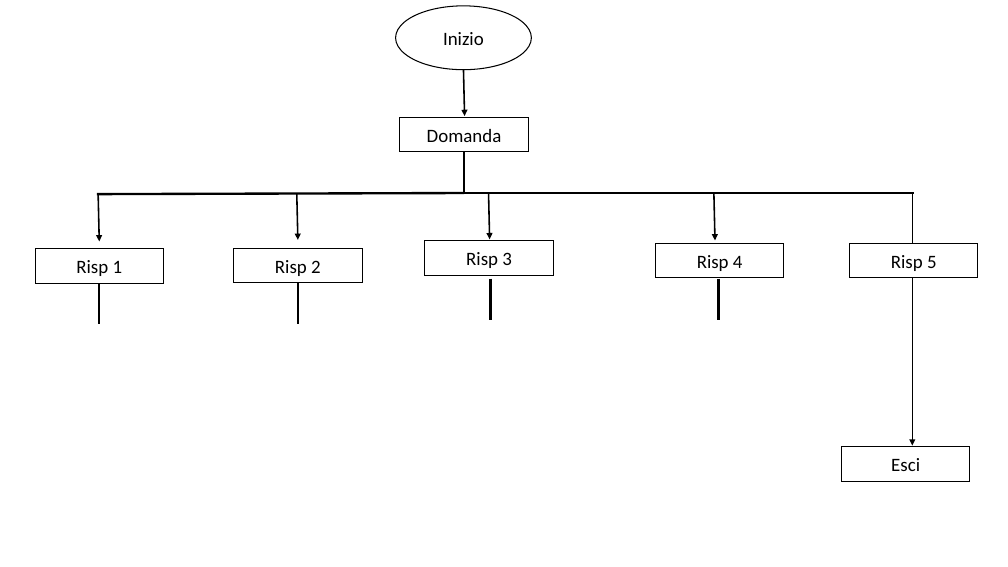
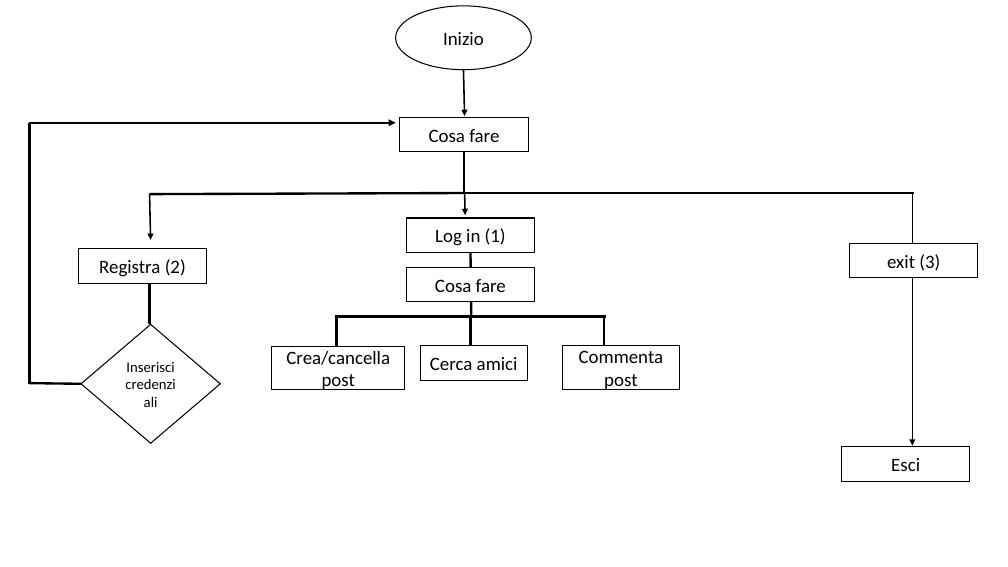
Before and after one commit to Vinx989/team4, a slide deck: slide 1 of flusso_prova.pptx. Drawn at 1008x567 pixels with LibreOffice and Linux fonts; fonts in the diff are those of the drawing. Boxes give left, top, right and bottom in pixels: in the first picture for what was removed or moved away, otherwise in the second. Text is boxed around its words. In the diff, an @@ line names an element or a change of style, - is before the commit and + after.

```diff
--- a/flusso_prova.pptx
+++ b/flusso_prova.pptx
@@ line added from (29, 123) to (29, 384), #000000 2.25 pt @@
@@ arrow added from (29, 123) to (395, 123), #000000 2.25 pt @@
@@ text in rectangle at box(429, 129, 499, 142): text changed @@
-Domanda
+Cosa fare
@@ arrow moved from (98, 195) - (99, 241) to (150, 194) - (150, 240) @@
@@ line moved from (464, 193) - (97, 194) to (464, 193) - (150, 194) @@
@@ arrow moved from (297, 194) - (298, 240) to (465, 192) - (465, 215) @@
@@ arrow removed from (488, 193) to (490, 240) @@
@@ arrow removed from (714, 194) to (715, 240) @@
@@ rectangle added at box(406, 218, 535, 253), outline #000000 1 pt, 18 pt, text #000000 @@
+Log in (1)
@@ rectangle "Registra (2)": place and size @@
-rectangle "Registra (2)" at box(35, 249, 163, 284)
+rectangle "Registra (2)" at box(79, 249, 207, 284)
@@ text in rectangle at box(99, 259, 186, 277): text changed @@
-Risp 1
+Registra (2)
@@ rectangle removed at box(234, 248, 362, 283) @@
-Risp 2
@@ rectangle added at box(406, 268, 535, 302), fill #FFFFFF, outline #000000 1 pt, 18 pt, text #000000 @@
+Cosa fare
@@ rectangle removed at box(425, 240, 554, 275) @@
-Risp 3
@@ line moved from (298, 284) - (298, 324) to (470, 253) - (471, 316) @@
@@ rectangle removed at box(656, 243, 784, 278) @@
-Risp 4
@@ text in rectangle at box(887, 254, 940, 271): text changed @@
-Risp 5
+exit (3)
@@ line moved from (99, 284) - (99, 324) to (150, 284) - (150, 324) @@
@@ diamond added at box(81, 324, 220, 443), fill #FFFFFF, outline #000000 1 pt, 14 pt, text #000000 @@
+Inserisci credenziali
@@ line added from (606, 316) to (336, 316), #000000 2.25 pt @@
@@ line added from (337, 316) to (337, 347), #000000 2.25 pt @@
@@ line moved from (491, 279) - (491, 320) to (470, 316) - (470, 347) @@
@@ line moved from (718, 279) - (718, 320) to (604, 316) - (604, 347) @@
@@ rectangle added at box(272, 346, 405, 390), fill #FFFFFF, outline #000000 1 pt, 18 pt, text #000000 @@
+Crea/cancella post
@@ rectangle added at box(420, 346, 527, 380), fill #FFFFFF, outline #000000 1 pt, 18 pt, text #000000 @@
+Cerca amici
@@ rectangle added at box(563, 346, 680, 389), fill #FFFFFF, outline #000000 1 pt, 18 pt, text #000000 @@
+Commenta post
@@ line added from (81, 384) to (29, 383), #000000 2.25 pt @@
```
